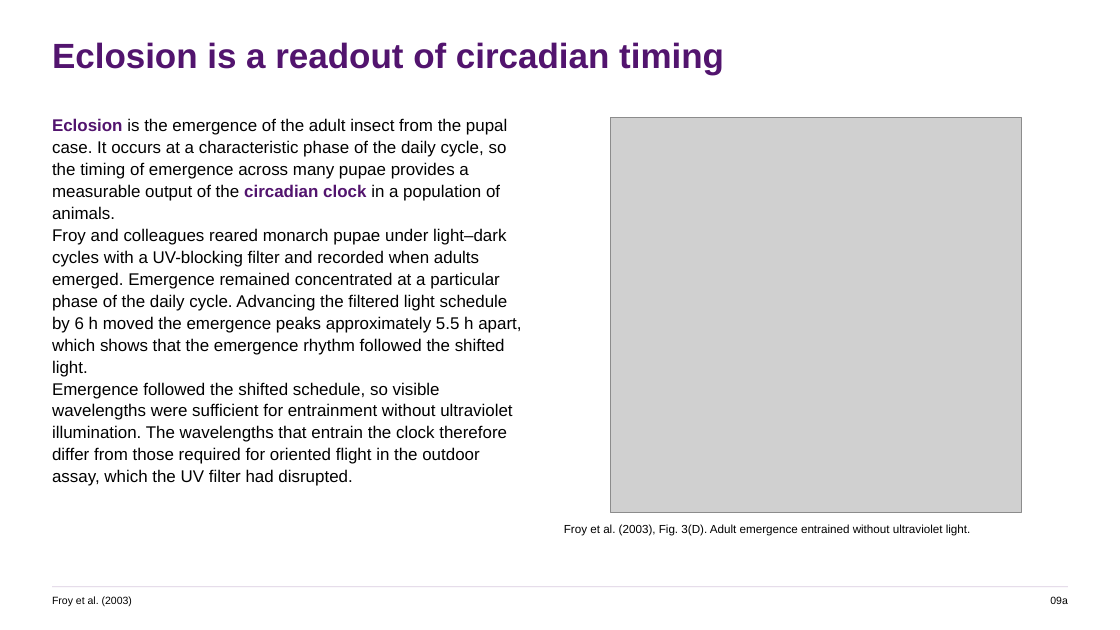
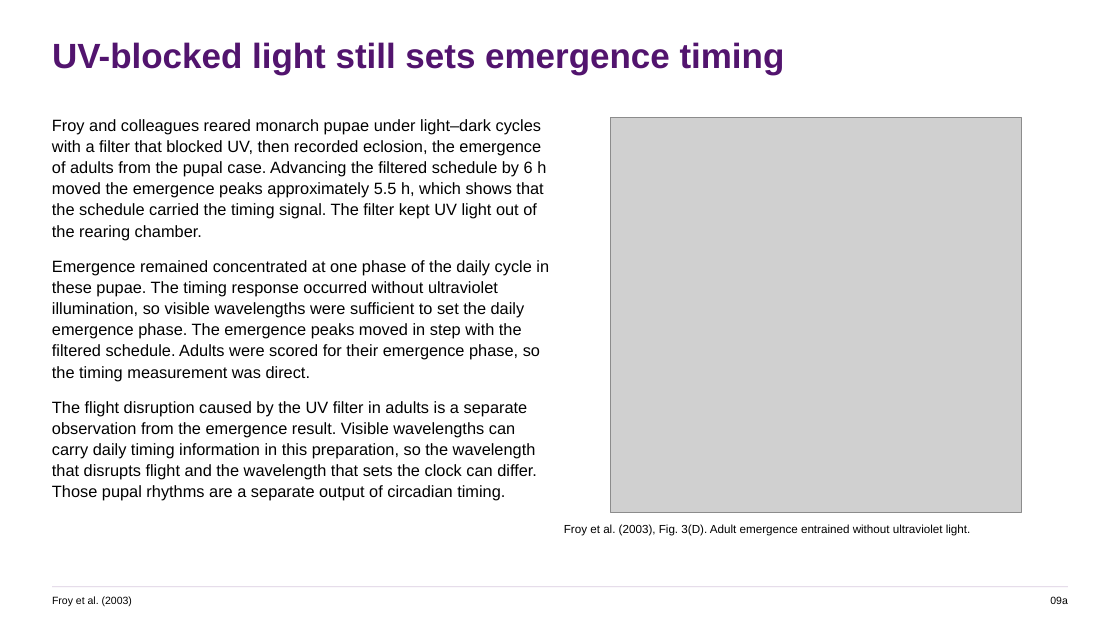
Before and after one commit to jordanxxlopez/NEUROETHOLOGY, a slide deck: slide 12 of scaffolded/Neuroethology_Lecture30_FA2026_SCAFFOLDED.pptx (slide 13 before the commit). Drawn at 1120x630 pixels with LibreOffice and Linux fonts; fonts in the diff are those of the drawing; grey boxes stand for pictures. Boxes give left, top, right and bottom in pixels: in the first picture for what was removed or moved away, otherwise in the second. Text is boxed around its words. In the diff, an @@ line names an element or a change of style, - is before the commit and + after.

```diff
--- a/scaffolded/Neuroethology_Lecture30_FA2026_SCAFFOLDED.pptx
+++ b/scaffolded/Neuroethology_Lecture30_FA2026_SCAFFOLDED.pptx
@@ text at <box>52,42,785,75</box>: text changed @@
-Eclosion is a readout of circadian timing
+UV-blocked light still sets emergence timing
@@ text at <box>52,119,549,501</box>: text changed; size 14.5 to 14 pt @@
-Eclosion is the emergence of the adult insect from the pupal case. It occurs at a characteristic phase of the daily cycle, so the timing of emergence across many pupae provides a measurable output of the circadian clock in a population of animals.
-Froy and colleagues reared monarch pupae under light–dark cycles with a UV-blocking filter and recorded when adults emerged. Emergence remained concentrated at a particular phase of the daily cycle. Advancing the filtered light schedule by 6 h moved the emergence peaks approximately 5.5 h apart, which shows that the emergence rhythm followed the shifted light.
-Emergence followed the shifted schedule, so visible wavelengths were sufficient for entrainment without ultraviolet illumination. The wavelengths that entrain the clock therefore differ from those required for oriented flight in the outdoor assay, which the UV filter had disrupted.
+Froy and colleagues reared monarch pupae under light–dark cycles with a filter that blocked UV, then recorded eclosion, the emergence of adults from the pupal case. Advancing the filtered schedule by 6 h moved the emergence peaks approximately 5.5 h, which shows that the schedule carried the timing signal. The filter kept UV light out of the rearing chamber.
+Emergence remained concentrated at one phase of the daily cycle in these pupae. The timing response occurred without ultraviolet illumination, so visible wavelengths were sufficient to set the daily emergence phase. The emergence peaks moved in step with the filtered schedule. Adults were scored for their emergence phase, so the timing measurement was direct.
+The flight disruption caused by the UV filter in adults is a separate observation from the emergence result. Visible wavelengths can carry daily timing information in this preparation, so the wavelength that disrupts flight and the wavelength that sets the clock can differ. Those pupal rhythms are a separate output of circadian timing.
```
Also in this commit, not shown: 51 other slides changed, 7 slides added, 7 slides removed, 5 other files.
